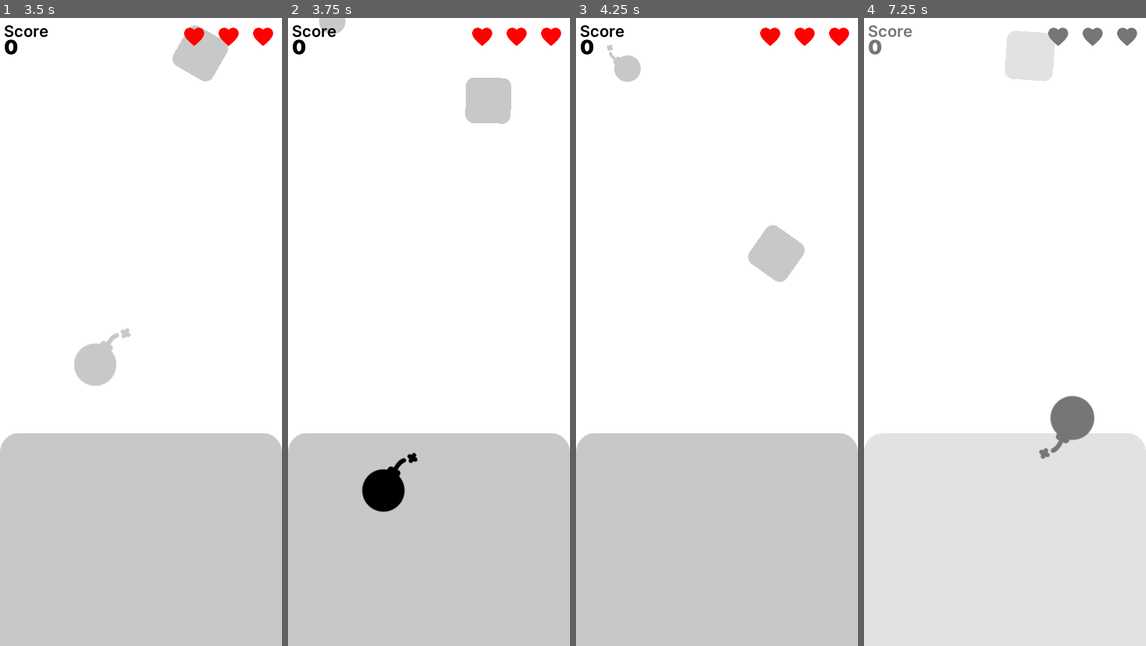
Above: before the commit, frames 1-4 (left to right).
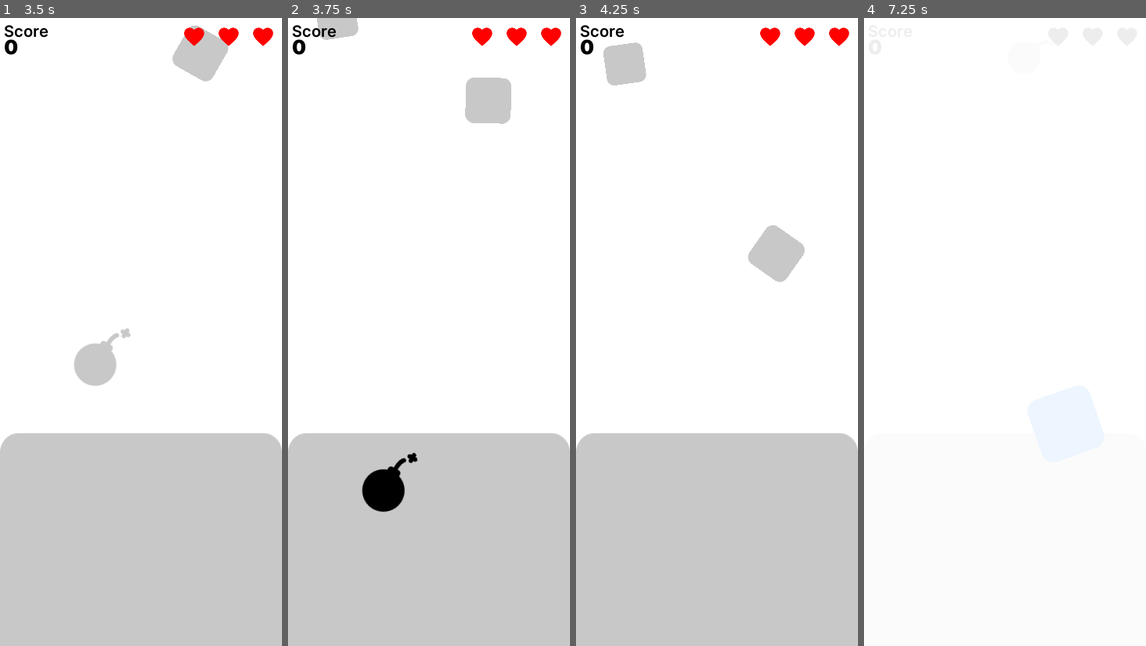
Above: after the commit, the same moments.

Repository: EmilienLeroy/FallingSquare
Game: Godot game, scene res://main.tscn
Two runs of this game, one before a commit and one after it. Both use one fixed random seed, a clock stepped at 60 frames per second and the inputs below.
Inputs (mouse positions are in pixels of both pictures, inside the frame that each line leads up to):
- Up to frame 1 (3.5 s): click (143, 325) at 0.5 s; move the mouse to (203, 300) at 1.27 s; click (203, 300) at 1.42 s; tap Enter at 2 s; move the mouse to (84, 363) at 2.02 s; click (84, 363) at 2.17 s; move the mouse to (101, 105) at 2.77 s; click (101, 105) at 2.92 s
- Up to frame 2 (3.75 s): move the mouse to (488, 55) at 3.52 s; click (488, 55) at 3.67 s
- Up to frame 3 (4.25 s): no input
- Up to frame 4 (7.25 s): move the mouse to (911, 68) at 4.27 s; click (911, 68) at 4.42 s; move the mouse to (1075, 87) at 5.02 s; click (1075, 87) at 5.17 s; move the mouse to (1067, 87) at 5.77 s; click (1067, 87) at 5.92 s; move the mouse to (962, 175) at 6.52 s; click (962, 175) at 6.67 s

Frame 1 is identical in both runs. In frame 2, 0.2% of the frame differs, in the area x 10-25%, y 0-4%; in frame 3, 0.5%; in frame 4, 36%, in the area x 0-100%, y 1-100%.

Commit message:
✨ Add restore item

Diff:
--- a/components/life.gd
+++ b/components/life.gd
@@ -40,8 +40,8 @@
 	heart.alive = false;
 
 func add_heart():
+	enable_heart(hearts);
 	hearts = hearts + 1;
-	enable_heart(hearts);
 
 func remove_heart():
 	hearts = hearts - 1;
--- /dev/null
+++ b/components/restore.gd
@@ -0,0 +1,16 @@
+extends "res://components/item.gd"
+
+signal add_life;
+var default_color = Color8(201, 201, 201);
+var zone_color = Color8(255, 0, 0);
+var touch_color = Color8(255, 255, 255);
+
+func _ready():
+	update_color(default_color);
+
+func enter_zone():
+	update_color(zone_color);
+
+func item_touched():
+	update_color(touch_color);
+	emit_signal("add_life");
--- /dev/null
+++ b/components/restore.tscn
@@ -0,0 +1,17 @@
+[gd_scene load_steps=6 format=2]
+
+[ext_resource path="res://components/item.tscn" type="PackedScene" id=1]
+[ext_resource path="res://assets/icons/heart.png" type="Texture" id=2]
+[ext_resource path="res://assets/shaders/color.gdshader" type="Shader" id=3]
+[ext_resource path="res://components/restore.gd" type="Script" id=4]
+
+[sub_resource type="ShaderMaterial" id=1]
+shader = ExtResource( 3 )
+shader_param/color = null
+
+[node name="Restore" instance=ExtResource( 1 )]
+script = ExtResource( 4 )
+
+[node name="Sprite" parent="." index="0"]
+material = SubResource( 1 )
+texture = ExtResource( 2 )
--- a/views/game.gd
+++ b/views/game.gd
@@ -3,9 +3,11 @@
 signal lose;
 var Square = preload("res://components/square.tscn");
 var Bomb = preload("res://components/bomb.tscn");
-var items = [Square, Bomb];
+var Restore = preload("res://components/restore.tscn");
+var items = [Square, Bomb, Restore];
 var timer = Timer.new();
 var lifes;
+var max_lifes;
 var score = 0;
 
 func _ready():
@@ -19,6 +21,7 @@
 
 func set_life(life):
 	lifes = life;
+	max_lifes = life;
 	$Front/Life.update_hearts(life);
 
 func create_item():
@@ -32,6 +35,7 @@
 	item.position = $Spawn.position;
 	item.scale = Vector2(scale, scale);
 	item.set_speed_rotation(rotation);
+	item.connect("add_life", self, "on_life_added");
 	item.connect("loose_life", self, "on_life_loose");
 	item.connect("touched_under_zone", self, "on_item_touched")
 
@@ -53,6 +57,15 @@
 	score = score + 1;
 	$Score.score = score;
 
+func on_life_added():
+	print(max_lifes)
+	print(lifes)
+	if (max_lifes <= lifes):
+		return
+
+	lifes = lifes + 1;
+	$Front/Life.add_heart();
+
 func on_life_loose():
 	lifes = lifes - 1;
 	$Front/Life.remove_heart();
